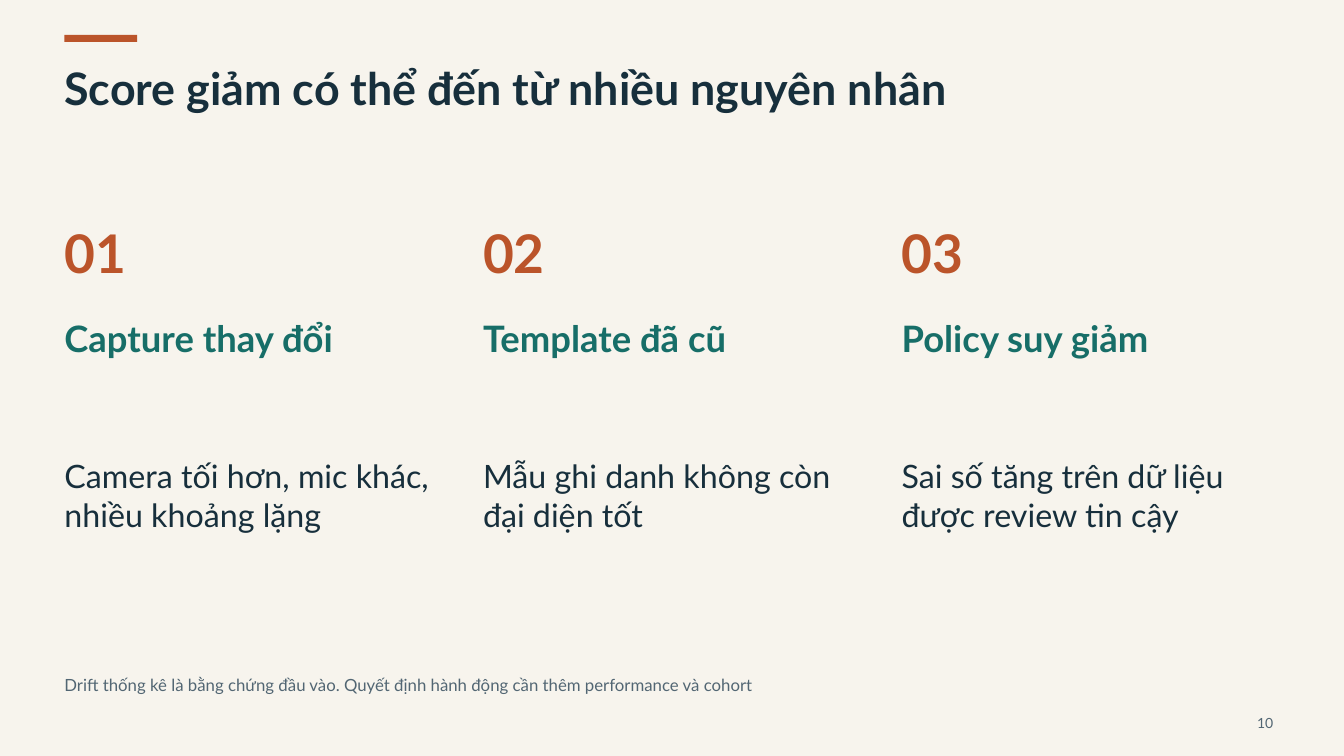
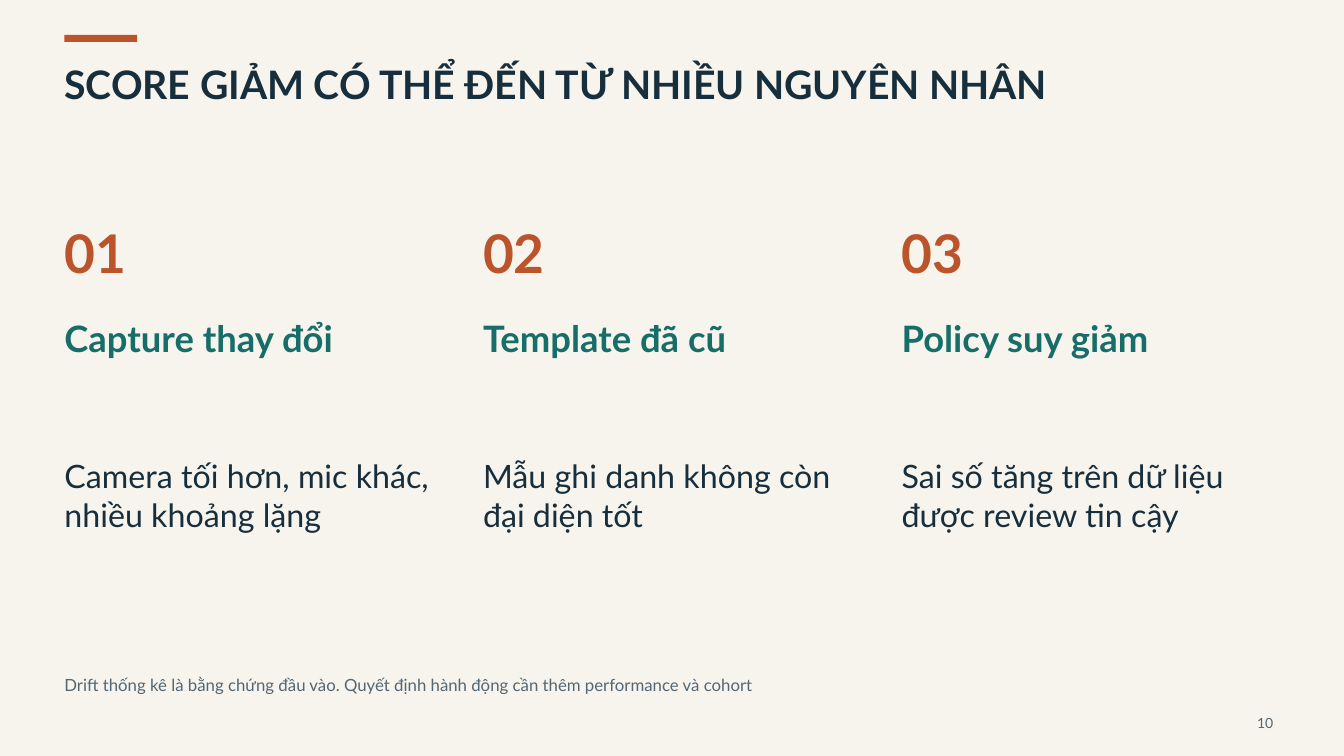
Before and after one commit to FSB-MSA36HN/DDM501-face-voice-proctoring, a slide deck: slide 10 of docs/presentation/DDM501_Defense_15p_Demo13p_QA10p.pptx. Drawn at 1344x756 pixels with LibreOffice and Linux fonts; fonts in the diff are those of the drawing. Boxes give left, top, right and bottom in pixels: in the first picture for what was removed or moved away, otherwise in the second. Text is boxed around its words. In the diff, an @@ line names an element or a change of style, - is before the commit and + after.

```diff
--- a/docs/presentation/DDM501_Defense_15p_Demo13p_QA10p.pptx
+++ b/docs/presentation/DDM501_Defense_15p_Demo13p_QA10p.pptx
@@ text at box(64, 65, 1047, 100): text changed; size 32 to 28 pt @@
-Score giảm có thể đến từ nhiều nguyên nhân
+SCORE GIẢM CÓ THỂ ĐẾN TỪ NHIỀU NGUYÊN NHÂN
```
Also in this commit, not shown: 31 other slides changed, 2 other files.
